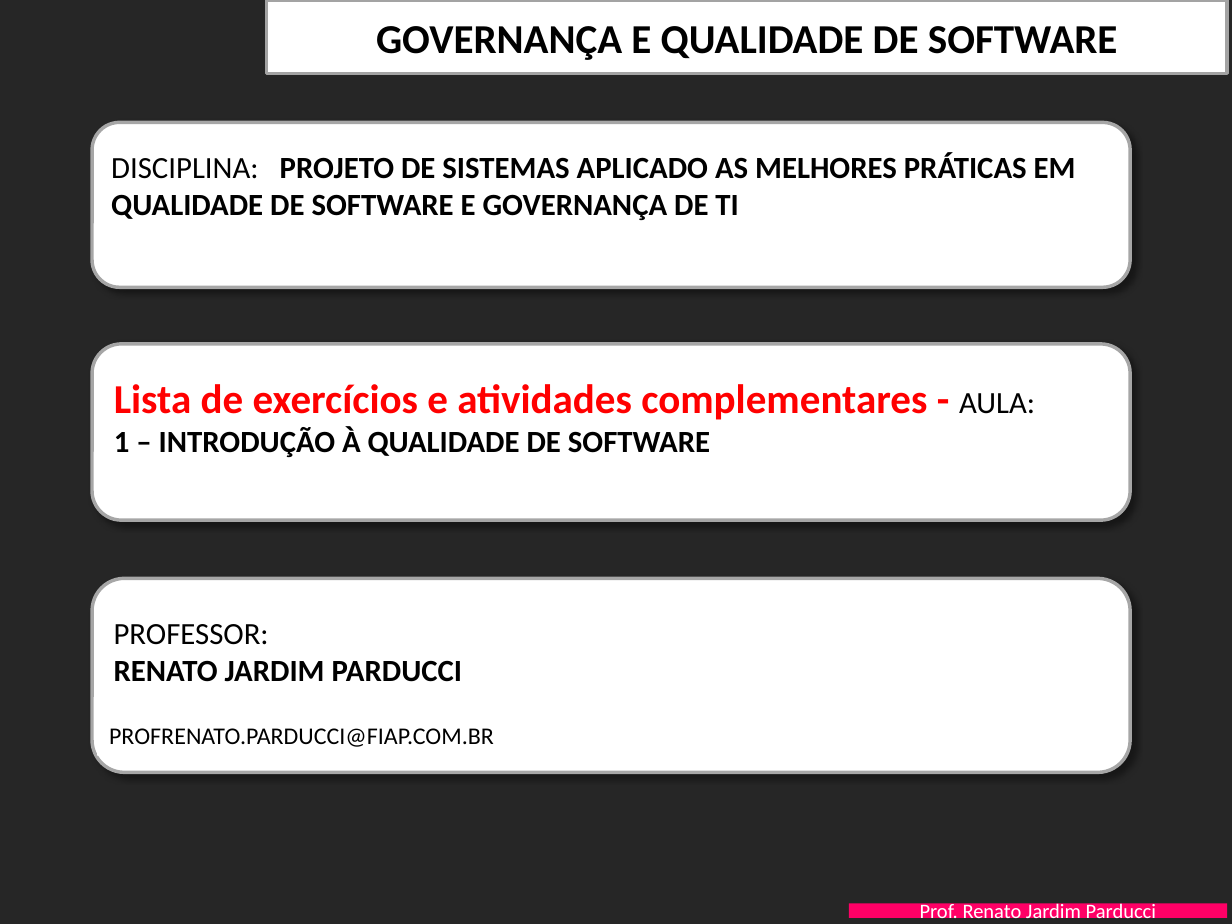
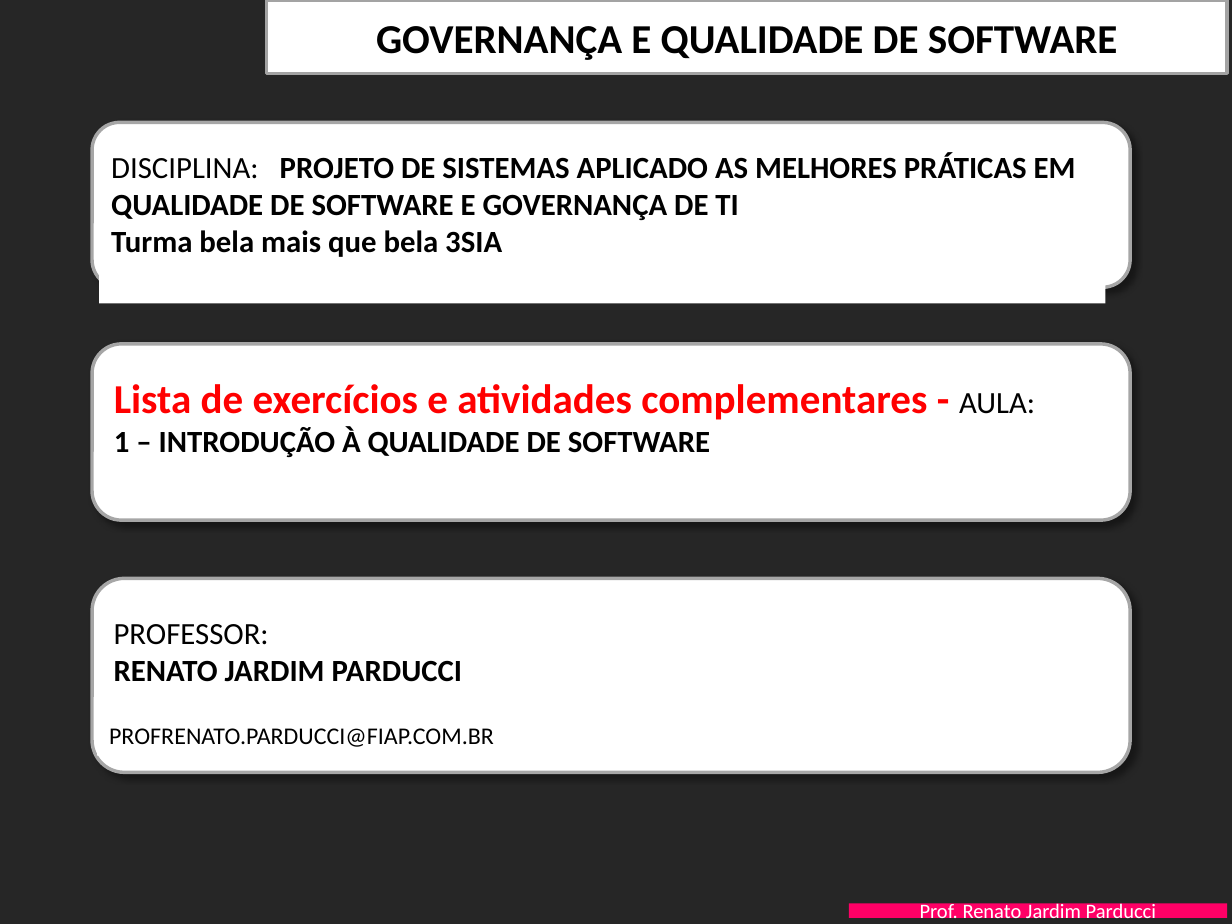
Before and after one commit to ooMarcos/SI-Estacionamento, a slide deck: slide 1 of Documentacao/FIAP-QualidProjSW-Aula-1-Introducao Qualidade - EXERCICIOS.pptx. Drawn at 1232x924 pixels with LibreOffice and Linux fonts; fonts in the diff are those of the drawing; background and template pictures are left out. Boxes give left, top, right and bottom in pixels: in the first picture for what was removed or moved away, otherwise in the second. Text is boxed around its words. In the diff, an @@ line names an element or a change of style, - is before the commit and + after.

Commit message:
Adicao de texto com dados da TURMA
Adicao de texto com dados da TURMA , usado para realizar testes

```diff
--- a/Documentacao/FIAP-QualidProjSW-Aula-1-Introducao Qualidade - EXERCICIOS.pptx
+++ b/Documentacao/FIAP-QualidProjSW-Aula-1-Introducao Qualidade - EXERCICIOS.pptx
@@ rectangle "DISCIPLINA: PROJETO DE SISTEMAS APLICADO ...": place and size @@
-rectangle "DISCIPLINA: PROJETO DE SISTEMAS APLICADO ..." at bbox=[111, 152, 1076, 220]
+rectangle "DISCIPLINA: PROJETO DE SISTEMAS APLICADO ..." at bbox=[99, 142, 1105, 303]
@@ text in rectangle at bbox=[111, 230, 502, 257]: paragraph added @@
+Turma bela mais que bela 3SIA
```
